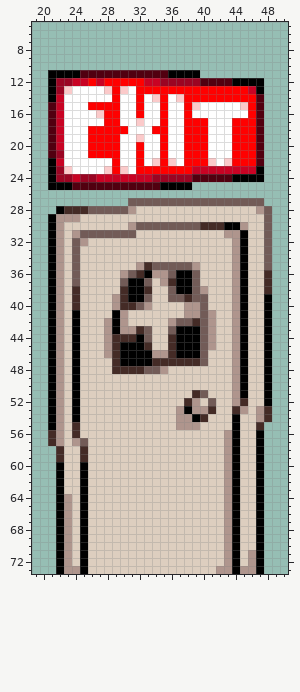
Edited in one commit: sprite sheet (source-code/gfx/obj/exit/exit.png). The picture above is the old version.
The file is 68x74 pixels. Shown: x 19..50, y 5..73.
After:
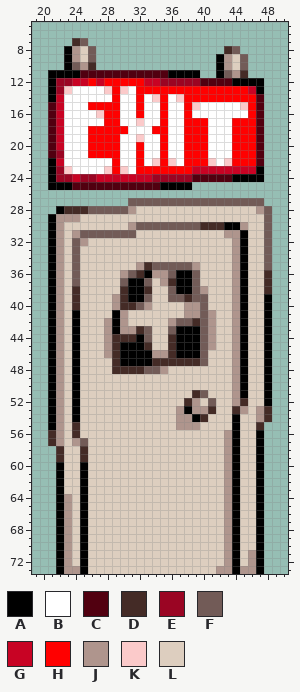
Palette (. is transparent): A #000000  B #ffffff  C #510010  D #442b26  E #9a0523  F #725b57  G #c80324  H #ff0000  J #af958d  K #fbcaca  L #ddcebf
Difference:
y 7: x 24..25 .. -> DF
y 8: x 23..26 .... -> AJLF; x 43..44 .. -> DF
y 9: x 23..26 .... -> AJLF; x 42..45 .... -> AJLF
y 10: x 23..26 .... -> AFJD; x 42..45 .... -> AJLF
y 11: x 42..45 .... -> AFJD
Pixel boxes of the changes (left, top, right, bottom) in both pictures:
added: (64, 38, 96, 70)
added: (216, 46, 248, 78)
